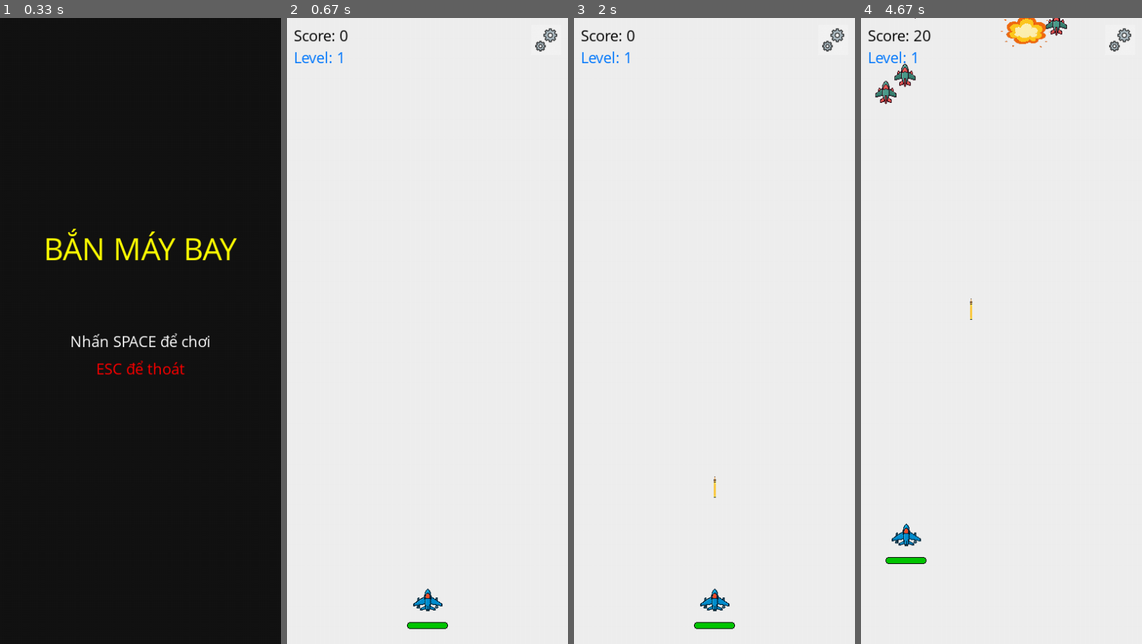
Above: before the commit, frames 1-4 (left to right).
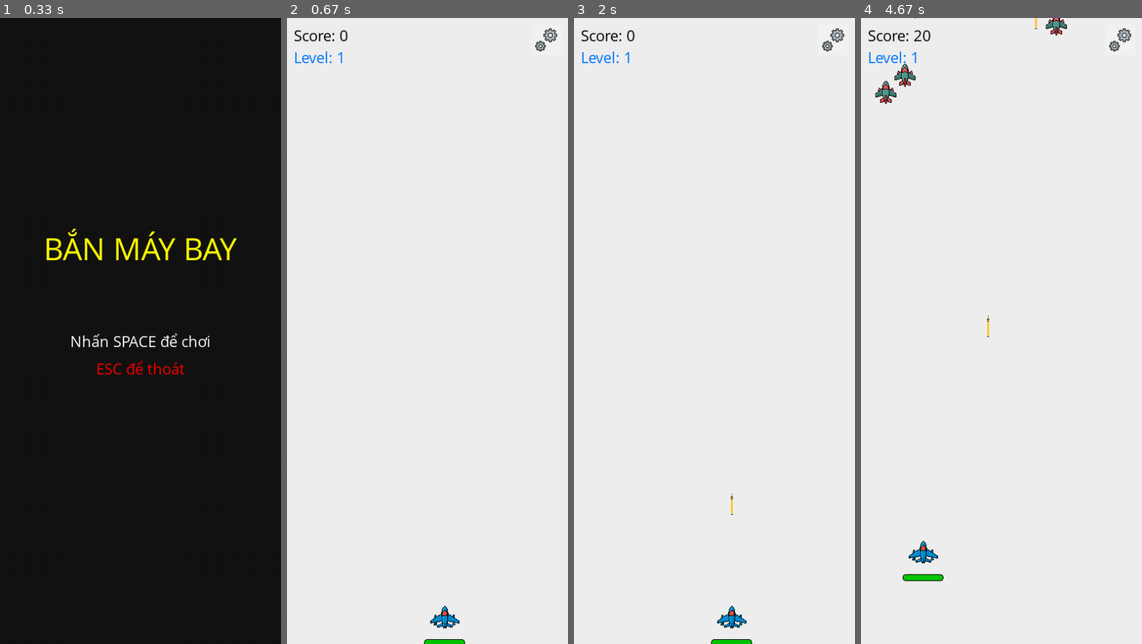
Above: after the commit, the same moments.

Repository: Shooting-plane/project-python
Game: pygame game, started from game project/main.py
Same seed, same stepped clock (60 frames per second), same inputs: the game is played once before the commit and once after it.
Inputs (mouse positions are in pixels of both pictures, inside the frame that each line leads up to):
- Up to frame 1 (0.33 s): no input
- Up to frame 2 (0.67 s): tap Space at 0.33 s
- Up to frame 3 (2 s): tap Space at 0.67, 1.73 s; tap S at 1 s; click "Về màn hình chính" at 1.38 s; move the mouse to (610, 343) at 1.7 s
- Up to frame 4 (4.67 s): tap Space at 2.03, 2.23, 2.57, 2.87, 3.07, 3.37, 3.63, 3.97, 4.27, 4.4 s; hold Up 2.17-2.47 s; hold Right 2.5-2.97 s; hold Left 3-3.53 s; hold Down 3.57-3.87 s; hold Left 3.9-4.3 s; hold Up from 4.33 s (still down)

Frame 1 is identical in both runs. In frame 2, 0.6% of the frame differs, in the area x 42-64%, y 91-100%; in frame 3, 0.7%; in frame 4, 1.2%, in the area x 8-68%, y 0-90%.

Commit message:
update part 1
update part 1

Diff:
--- a/game project/bullet.py
+++ b/game project/bullet.py
@@ -5,7 +5,7 @@
         super().__init__()
 
         # Dùng ảnh
-        self.image = pygame.image.load("assets/bullet.png").convert_alpha()
+        self.image = pygame.image.load("game project/assets/bullet.png").convert_alpha()
         self.image = pygame.transform.scale(self.image, (20, 40))  # resize nếu cần
 
 
--- /dev/null
+++ b/game project/cilent.py
@@ -0,0 +1,84 @@
+
+import socket
+import threading
+import json
+import pygame
+from player import Player
+
+# Config
+SERVER_IP = '127.0.0.1'
+PORT = 8182
+WIDTH, HEIGHT = 800, 600
+FPS = 60
+
+# Pygame init
+pygame.init()
+screen = pygame.display.set_mode((WIDTH, HEIGHT))
+clock = pygame.time.Clock()
+
+# Nhận ID từ server
+client = socket.socket(socket.AF_INET, socket.SOCK_STREAM)
+client.connect((SERVER_IP, PORT))
+player_id = client.recv(1024).decode()
+print(f"🔵 Tôi là Player {player_id}")
+
+# Tạo đối tượng player điều khiển chính
+img_path = "assets/player.png"
+my_player = Player(img_path, 100, HEIGHT // 2)
+
+game_state = {}
+
+# Nhận dữ liệu trạng thái từ server
+def listen_thread():
+    buffer = ""
+    while True:
+        try:
+            buffer += client.recv(1024).decode()
+            while '\n' in buffer:
+                line, buffer = buffer.split('\n', 1)
+                game_state.update(json.loads(line))
+        except:
+            break
+
+threading.Thread(target=listen_thread, daemon=True).start()
+
+# Gửi phím bấm mỗi frame
+def get_input():
+    keys = pygame.key.get_pressed()
+    cmds = []
+    if keys[pygame.K_LEFT]: cmds.append("LEFT")
+    if keys[pygame.K_RIGHT]: cmds.append("RIGHT")
+    if keys[pygame.K_UP]: cmds.append("UP")
+    if keys[pygame.K_DOWN]: cmds.append("DOWN")
+    return cmds
+
+# Main loop
+running = True
+while running:
+    for event in pygame.event.get():
+        if event.type == pygame.QUIT:
+            running = False
+
+    cmds = get_input()
+    try:
+        client.sendall(json.dumps(cmds).encode())
+    except:
+        break
+
+    screen.fill((30, 30, 60))
+
+    # Vẽ tất cả người chơi từ server
+    for pid, pos in game_state.items():
+        if pid == player_id:
+            my_player.rect.x, my_player.rect.y = pos["x"], pos["y"]
+            my_player.draw(screen)
+        else:
+            temp_img = pygame.image.load("assets/player.png").convert_alpha()
+            temp_img = pygame.transform.scale(temp_img, (50, 50))
+            screen.blit(temp_img, (pos["x"], pos["y"]))
+
+    pygame.display.flip()
+    clock.tick(FPS)
+
+pygame.quit()
+client.close()
--- a/game project/enemy.py
+++ b/game project/enemy.py
@@ -5,7 +5,7 @@
     def __init__(self, speed):
         super().__init__()
 
-        self.image = pygame.image.load("assets/enemy.png").convert_alpha()
+        self.image = pygame.image.load("game project/assets/enemy.png").convert_alpha()
         self.image = pygame.transform.scale(self.image, (40, 40))
         self.rect = self.image.get_rect(center=(random.randint(20, 392), -40))
         self.speed = speed
--- a/game project/main.py
+++ b/game project/main.py
@@ -6,7 +6,6 @@
 from bullet import Bullet
 from explosion import Explosion
 from utils import draw_hud
-import socket
 from boss import Boss
 # pyright: reportArgumentType=false
 
@@ -25,36 +24,29 @@
 
 # Âm thanh
 volume = 0.5
-pygame.mixer.music.load("assets/background.mp3")
+pygame.mixer.music.load("game project/assets/background.mp3")
 pygame.mixer.music.set_volume(volume)
 pygame.mixer.music.play(-1)
 
-explode_sound = pygame.mixer.Sound("assets/explode.wav")
+explode_sound = pygame.mixer.Sound("game project/assets/explode.wav")
 explode_sound.set_volume(volume)
 
-shoot_sound = pygame.mixer.Sound("assets/shoot.wav")
+shoot_sound = pygame.mixer.Sound("game project/assets/shoot.wav")
 shoot_sound.set_volume(volume)
 
 # hiệu ứng nổ
 explosion_images = []
 
 for i in range(1, 6):
-    image_path = f"assets/explosion{i}.png"
+    image_path = f"game project/assets/explosion{i}.png"
     original_image = pygame.image.load(image_path).convert_alpha()
     resized_image = pygame.transform.scale(original_image, (80, 80))
     explosion_images.append(resized_image)
 
 
 # Font
-font = pygame.font.SysFont(" Segoe UI ", 24)
-big_font = pygame.font.SysFont(" Segoe UI ", 48)
-
-# Lấy IP address
-try:
-    hostname = socket.gethostname()
-    ip_address = socket.gethostbyname(hostname)
-except:
-    ip_address = "Unknown"
+font = pygame.font.SysFont("Segoe UI", 24)
+big_font = pygame.font.SysFont("Segoe UI", 48)
 
 # Trạng thái game
 STATE_MENU = "menu"
@@ -74,7 +66,7 @@
 HEALTH_FLASH_DURATION = 15  # frame
 
 # Nhóm đối tượng
-player = Player()
+player = Player("game project/assets/player.png", 206, 850)
 bullets = pygame.sprite.Group()
 enemies = pygame.sprite.Group()
 explosions = pygame.sprite.Group()
@@ -91,7 +83,7 @@
 
 # Thêm biến toàn cục cho vùng bánh răng
 GEAR_RECT = pygame.Rect(WIDTH-54, 10, 44, 44)
-GEAR_IMG = pygame.image.load("assets/gear.png").convert_alpha()
+GEAR_IMG = pygame.image.load("game project/assets/gear.png").convert_alpha()
 GEAR_IMG = pygame.transform.smoothscale(GEAR_IMG, (44, 44))
 
 # Thêm biến toàn cục
@@ -113,7 +105,8 @@
     last_shot_time = 0
     loaded_background = None
     loaded_level_number = None
-    player = Player()
+
+    player = Player("game project/assets/player.png", 206, 850)
     bullets.empty()
     enemies.empty()
     explosions.empty()
--- a/game project/player.py
+++ b/game project/player.py
@@ -1,30 +1,33 @@
 import pygame
-from bullet import Bullet
 
 class Player(pygame.sprite.Sprite):
-    def __init__(self):
+    def __init__(self, image_path, x, y):
         super().__init__()
-        self.image = pygame.image.load("assets/player.png").convert_alpha()
-        self.image = pygame.transform.scale(self.image, (50, 50))  # resize nếu cần
-
-
-        # Thiết lập vị trí bắt đầu
-        self.rect = self.image.get_rect(center=(206, 850))  # Gần cuối màn hình
+        self.image = pygame.image.load(image_path).convert_alpha()
+        self.image = pygame.transform.scale(self.image, (50, 50))
+        self.rect = self.image.get_rect(topleft=(x, y))
         self.speed = 5
 
-    def update(self, keys):
-        if keys[pygame.K_LEFT]:
+    def handle_input(self, keys):
+        if "LEFT" in keys:
             self.rect.x -= self.speed
-        if keys[pygame.K_RIGHT]:
+        if "RIGHT" in keys:
             self.rect.x += self.speed
-        if keys[pygame.K_UP]:
+        if "UP" in keys:
             self.rect.y -= self.speed
-        if keys[pygame.K_DOWN]:
+        if "DOWN" in keys:
             self.rect.y += self.speed
 
-        # Giới hạn trong màn hình (cỡ Galaxy S20: 412x915)
-        self.rect.x = max(0, min(self.rect.x, 412 - self.rect.width))
-        self.rect.y = max(0, min(self.rect.y, 915 - self.rect.height))
+        # Giới hạn trong màn hình (nếu cần)
+        self.rect.x = max(0, min(self.rect.x, 800 - self.rect.width))
+        self.rect.y = max(0, min(self.rect.y, 600 - self.rect.height))
+
+    def update(self):
+        pass  # Có thể thêm xử lý nâng cao ở đây
+
+    def draw(self, screen):
+        screen.blit(self.image, self.rect)
 
     def shoot(self):
+        from bullet import Bullet
         return Bullet(self.rect.centerx, self.rect.top)
--- /dev/null
+++ b/game project/server.py
@@ -0,0 +1,92 @@
+# server.py
+import socket
+import threading
+import json
+import pygame
+from player import Player
+
+# Config
+HOST = '127.0.0.1'
+PORT = 8182
+WIDTH, HEIGHT = 800, 600
+FPS = 60
+
+# Game init
+pygame.init()
+screen = pygame.display.set_mode((WIDTH, HEIGHT))
+clock = pygame.time.Clock()
+
+# Players
+players = {
+    "A": Player("assets/player.png", 100, HEIGHT // 2),
+    "B": Player("assets/player.png", 600, HEIGHT // 2)
+}
+
+inputs = {"A": [], "B": []}
+
+# Networking
+server = socket.socket(socket.AF_INET, socket.SOCK_STREAM)
+server.bind((HOST, PORT))
+server.listen(2)
+print(f"🟢 Server listening on {HOST}:{PORT}")
+
+conns = {}
+addrs = {}
+
+# Gửi trạng thái game tới client
+def broadcast_state():
+    state = {
+        pid: {"x": p.rect.x, "y": p.rect.y}
+        for pid, p in players.items()
+    }
+    msg = json.dumps(state).encode()
+    for conn in conns.values():
+        try:
+            conn.sendall(msg + b'\n')
+        except:
+            continue
+
+# Nhận input từ client
+def handle_client(pid, conn):
+    while True:
+        try:
+            data = conn.recv(1024).decode().strip()
+            if not data:
+                break
+            inputs[pid] = json.loads(data)
+        except:
+            break
+    conn.close()
+    print(f"❌ Mất kết nối từ {pid}")
+
+# Chấp nhận client
+for pid in ["A", "B"]:
+    conn, addr = server.accept()
+    conns[pid] = conn
+    addrs[pid] = addr
+    print(f"✅ {pid} kết nối từ {addr}")
+    conn.sendall(pid.encode())
+    threading.Thread(target=handle_client, args=(pid, conn), daemon=True).start()
+
+# Main loop
+running = True
+while running:
+    for event in pygame.event.get():
+        if event.type == pygame.QUIT:
+            running = False
+
+    # Xử lý input
+    for pid, cmd in inputs.items():
+        players[pid].handle_input(cmd)
+
+    # Update
+    screen.fill((30, 30, 60))
+    for p in players.values():
+        p.update()
+        p.draw(screen)
+
+    broadcast_state()
+    pygame.display.flip()
+    clock.tick(FPS)
+
+pygame.quit()
--- a/main.py
+++ /dev/null
@@ -1,18 +0,0 @@
-import pygame
-
-# Thêm ở đầu file (sau các biến toàn cục)
-GEAR_IMG = pygame.image.load("assets/gear.png").convert_alpha()
-GEAR_IMG = pygame.transform.smoothscale(GEAR_IMG, (44, 44))
-
-# ...
-    elif game_state == STATE_PLAYING:
-        # ...
-        # Vẽ icon bánh răng góc trên phải bằng ảnh
-        mouse_on_gear = GEAR_RECT.collidepoint(pygame.mouse.get_pos())
-        gear_img = GEAR_IMG.copy()
-        if mouse_on_gear:
-            # Làm sáng ảnh khi hover
-            arr = pygame.surfarray.pixels_alpha(gear_img)
-            arr[:] = arr * 0.7 + 255 * 0.3
-            del arr
-        screen.blit(gear_img, GEAR_RECT.topleft)
